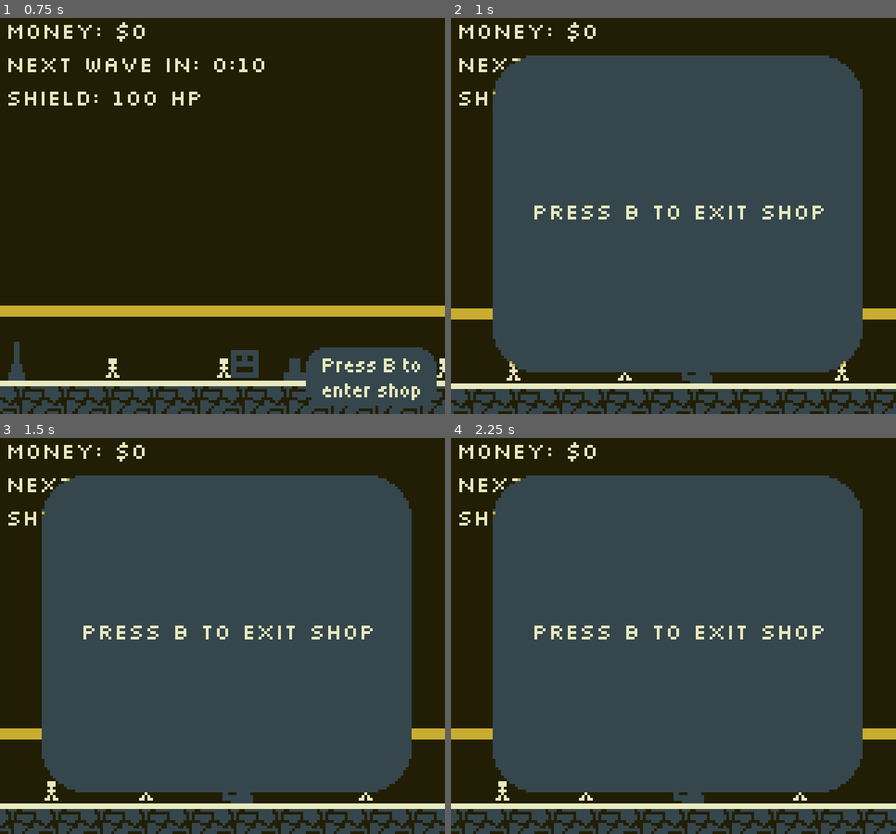
Above: before the commit, frames 1-4 (two rows, left to right).
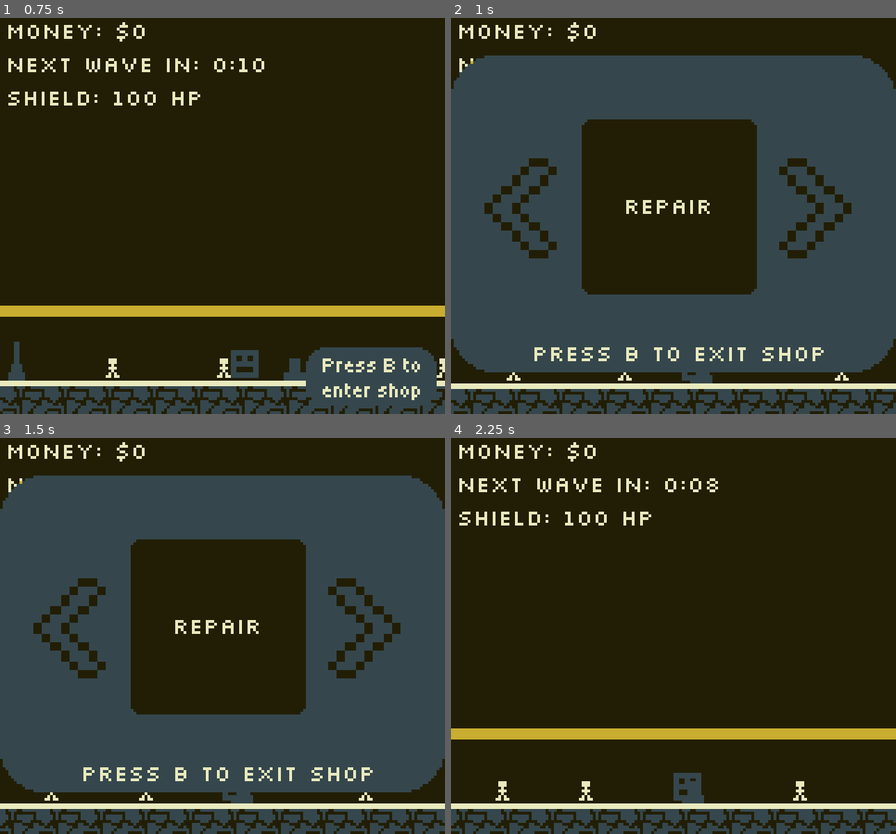
Above: after the commit, the same moments.

Repository: GargantuaM87/gb14
Game: Godot game, scene res://screens/main/main.tscn
Same seed, same stepped clock (60 frames per second), same inputs: the game is played once before the commit and once after it.
Inputs (mouse positions are in pixels of both pictures, inside the frame that each line leads up to):
- Up to frame 1 (0.75 s): tap B at 0.5 s; move the mouse to (320, 192) at 0.52 s; hold Right (right) from 0.53 s (still down); tap Z (a_button) at 0.6 s; click (320, 192) at 0.67 s
- Up to frame 2 (1 s): keep holding Right (right); tap X (b_button) at 0.8 s
- Up to frame 3 (1.5 s): release Right (right) at 1.25 s; tap B at 1.25 s; drag from (133, 655) to (200, 715) at 1.27 s
- Up to frame 4 (2.25 s): tap B at 2 s; move the mouse to (718, 544) at 2.02 s; hold Right (right) from 2.03 s (still down); tap Z (a_button) at 2.1 s

Frame 1 is identical in both runs. In frame 2, 34% of the frame differs, in the area x 0-100%, y 9-90%; in frame 3, 34%; in frame 4, 65%, in the area x 9-93%, y 9-90%.
Error after the commit: Invalid access to property or key 'weaponshop' on a base object of type 'Dictionary[String, Panel]'. (res://screens/shop/shop.gd:49)

Commit message:
Added logic for camera shaking and added new UI and functionality for shop

Diff:
--- a/screens/main/camera.gd
+++ b/screens/main/camera.gd
@@ -6,17 +6,24 @@
 var _smoothed_position := Vector2.ZERO
 var _is_initialized := false
 # Shake Parameters
-@export_group("Shake")
-@export var decay : float = 0.6
-@export var max_offset : Vector2 = Vector2(100, 75)
-@export var max_roll : float = 0.1
+@export_group("Shake Parameters")
+@export var decay : float = 0.6 # Time period for the shaking
+@export var max_offset : Vector2 = Vector2(100, 75) # How much the shaking will displace the camera
+@export var max_roll : float = 0.1 # Rotations involved in the shake (radians)
 
-var trauma = 0.0
-var trauma_power = 2
+var trauma = 0.0 # Shake strength
+var trauma_power = 2 # Shake exponential multiplier
+
+func _ready() -> void:
+	randomize()
 
 func _process(delta: float) -> void:
 	if !player:
 		return
+
+	if trauma:
+		trauma = max(trauma - decay * delta, 0)
+		shake_camera()
 
 	if !_is_initialized:
 		_smoothed_position = player.global_position
@@ -27,3 +34,12 @@
 	var smoothing_weight := 1.0 - exp(-follow_speed * delta)
 	_smoothed_position = _smoothed_position.lerp(player.global_position, smoothing_weight)
 	global_position = _smoothed_position.round()
+
+func add_trauma(amount : float):
+	trauma = min(trauma + amount, 0)
+
+func shake_camera():
+	var amount = pow(trauma, trauma_power)
+	rotation = max_roll * amount * randi_range(-1, 1)
+	offset.x = max_offset.x * amount * randi_range(-1, 1)
+	offset.y = max_offset.y * amount * randi_range(-1, 1)
--- a/screens/main/main.tscn
+++ b/screens/main/main.tscn
@@ -53,9 +53,13 @@
 
 [node name="Hud" parent="ScreenOverlay" unique_id=299411011 instance=ExtResource("3_4eq7x")]
 
-[node name="Shop" parent="ScreenOverlay" unique_id=147810324 instance=ExtResource("9_j6p4r")]
+[node name="Shop" parent="ScreenOverlay" unique_id=147810324 node_paths=PackedStringArray("upgrades") instance=ExtResource("9_j6p4r")]
 unique_name_in_owner = true
 visible = false
+upgrades = {
+"RepairShop": null,
+"WeaponShp": null
+}
 
 [node name="ShopNotification" parent="ScreenOverlay" unique_id=536382147 instance=ExtResource("5_vhluw")]
 unique_name_in_owner = true
--- a/screens/main/shield/shield.gd
+++ b/screens/main/shield/shield.gd
@@ -1,11 +1,13 @@
 extends Node2D
+
+@onready var camera : Camera2D = %Camera
 
 func _ready() -> void:
 	EventBus.monster_hit_shield.connect(_on_monster_hit_shield)
 
 func _on_monster_hit_shield(damage: int) -> void:
 	GlobalState.shield_health -= damage
-	if GlobalState.shield_health <= GlobalState.max_shield_health * 0.25:
-		pass
+	#if GlobalState.shield_health <= GlobalState.max_shield_health * 0.25:
+	#camera.add_trauma(1.0)
 	if GlobalState.shield_health <= 0:
 		print("Game Over")
--- a/screens/shop/shop.gd
+++ b/screens/shop/shop.gd
@@ -1,10 +1,64 @@
 extends Node2D
+
+@onready var rightArrow : TextureRect = $SelectionPanel/RightArrow
+@onready var leftArrow : TextureRect = $SelectionPanel/LeftArrow
+@onready var selectionPanel : Panel = $SelectionPanel
+
+@export var shops : Array[Panel] = []
+@export var upgrades : Dictionary[String, Panel]
+
+enum ShopState { SELECT, IN_SELECTION }
+
+var selectionCounter = 0
+var currentState : ShopState = ShopState.SELECT
 
 func _process(_delta: float) -> void:
 	if !GlobalState.is_shop_open:
 		return
 
-	if Input.is_action_just_pressed("b_button"):
+	if Input.is_action_just_pressed("b_button") and currentState == ShopState.SELECT:
 		await get_tree().process_frame # Avoid the same button being processed by main too.
 		GlobalState.is_shop_open = false
 		hide()
+	# When the player is selecting a shop to enter
+	if currentState == ShopState.SELECT:
+		scrollShop()
+
+	# While the player is inside a shop
+	if currentState == ShopState.IN_SELECTION:
+		handleShop()
+
+
+func scrollShop() -> void:
+	if Input.is_action_just_pressed("right"):
+		doArrowTween(rightArrow, 5, 0.25)
+		shops[selectionCounter].hide()
+		selectionCounter = wrapi(selectionCounter + 1, 0, shops.size())
+		shops[selectionCounter].show()
+	elif Input.is_action_just_pressed("left"):
+		doArrowTween(leftArrow, -5, 0.25)
+		shops[selectionCounter].hide()
+		selectionCounter = wrapi(selectionCounter - 1, 0, shops.size())
+		shops[selectionCounter].show()
+
+	if Input.is_action_just_pressed("a_button"):
+		enterShop(shops[selectionCounter].name)
+
+func enterShop(name : String) -> void:
+	selectionPanel.hide()
+	upgrades[name.to_lower()].show()
+	currentState = ShopState.IN_SELECTION
+
+func handleShop() -> void:
+	if Input.is_action_just_pressed("b_button"):
+		await get_tree().process_frame
+		upgrades[shops[selectionCounter].name.to_lower()].hide()
+		selectionPanel.show()
+		currentState = ShopState.SELECT
+
+# So far, the player can overtween the arrows, going to fix that later
+func doArrowTween(object, amount : int, duration : float) -> void:
+	var tween = get_tree().create_tween()
+	var origPos = object.position
+	tween.tween_property(object, "position", Vector2(object.position.x + amount, object.position.y), duration).set_trans(Tween.TRANS_LINEAR)
+	tween.tween_property(object, "position", Vector2(origPos), duration).set_trans(Tween.TRANS_LINEAR)
--- a/screens/shop/shop.tscn
+++ b/screens/shop/shop.tscn
@@ -2,6 +2,7 @@
 
 [ext_resource type="FontFile" uid="uid://lngqtr531ilb" path="res://fonts/Silkscreen-Regular.ttf" id="1_pemkv"]
 [ext_resource type="Script" uid="uid://bcavynmrneasg" path="res://screens/shop/shop.gd" id="1_tmpma"]
+[ext_resource type="Texture2D" uid="uid://djixphausg4r0" path="res://textures/arrow.png" id="3_k4o4i"]
 
 [sub_resource type="StyleBoxFlat" id="StyleBoxFlat_pemkv"]
 bg_color = Color(0.38625076, 0.38625088, 0.38625073, 1)
@@ -14,20 +15,101 @@
 font = ExtResource("1_pemkv")
 font_size = 8
 
-[node name="Shop" type="Node2D" unique_id=147810324]
+[node name="Shop" type="Node2D" unique_id=147810324 node_paths=PackedStringArray("shops", "upgrades")]
 script = ExtResource("1_tmpma")
+shops = [NodePath("SelectionPanel/RepairShop"), NodePath("SelectionPanel/WeaponShop"), NodePath("SelectionPanel/ShieldShop")]
+upgrades = {
+"repairshop": NodePath("URepair")
+}
 
-[node name="Panel" type="Panel" parent="." unique_id=1484621643]
-offset_left = 15.0
+[node name="SelectionPanel" type="Panel" parent="." unique_id=1484621643]
 offset_top = 15.0
-offset_right = 148.0
+offset_right = 160.0
 offset_bottom = 129.0
 theme_override_styles/panel = SubResource("StyleBoxFlat_pemkv")
 
-[node name="Label" type="Label" parent="." unique_id=217434117]
+[node name="RepairShop" type="Panel" parent="SelectionPanel" unique_id=1232248180]
+layout_mode = 0
+offset_left = 47.0
+offset_top = 23.0
+offset_right = 110.0
+offset_bottom = 86.0
+
+[node name="RepairLabel" type="Label" parent="SelectionPanel/RepairShop" unique_id=664870908]
+layout_mode = 0
+offset_left = 15.0
+offset_top = 25.0
+offset_right = 47.0
+offset_bottom = 36.0
+text = "Repair"
+label_settings = SubResource("LabelSettings_tmpma")
+
+[node name="WeaponShop" type="Panel" parent="SelectionPanel" unique_id=934008952]
+visible = false
+layout_mode = 0
+offset_left = 47.0
+offset_top = 23.0
+offset_right = 110.0
+offset_bottom = 86.0
+
+[node name="WeaponLabel" type="Label" parent="SelectionPanel/WeaponShop" unique_id=1946061910]
+layout_mode = 0
+offset_left = 10.0
+offset_top = 25.0
+offset_right = 53.0
+offset_bottom = 36.0
+text = "Weapons"
+label_settings = SubResource("LabelSettings_tmpma")
+
+[node name="ShieldShop" type="Panel" parent="SelectionPanel" unique_id=934885843]
+visible = false
+layout_mode = 0
+offset_left = 47.0
+offset_top = 23.0
+offset_right = 110.0
+offset_bottom = 86.0
+
+[node name="ShieldLabel" type="Label" parent="SelectionPanel/ShieldShop" unique_id=376087913]
+layout_mode = 0
+offset_left = 16.0
+offset_top = 25.0
+offset_right = 47.0
+offset_bottom = 50.0
+text = "Shield
+"
+label_settings = SubResource("LabelSettings_tmpma")
+
+[node name="ExitLabel" type="Label" parent="SelectionPanel" unique_id=217434117]
+layout_mode = 0
 offset_left = 29.0
-offset_top = 65.0
+offset_top = 101.0
 offset_right = 135.0
-offset_bottom = 76.0
+offset_bottom = 112.0
 text = "Press B to exit shop"
 label_settings = SubResource("LabelSettings_tmpma")
+
+[node name="RightArrow" type="TextureRect" parent="SelectionPanel" unique_id=1354664263]
+layout_mode = 0
+offset_left = 111.0
+offset_top = 35.0
+offset_right = 151.0
+offset_bottom = 75.0
+texture = ExtResource("3_k4o4i")
+expand_mode = 1
+
+[node name="LeftArrow" type="TextureRect" parent="SelectionPanel" unique_id=1723662987]
+layout_mode = 0
+offset_left = 5.0
+offset_top = 35.0
+offset_right = 45.0
+offset_bottom = 75.0
+texture = ExtResource("3_k4o4i")
+expand_mode = 1
+flip_h = true
+
+[node name="URepair" type="Panel" parent="." unique_id=143122701]
+visible = false
+offset_top = 15.0
+offset_right = 160.0
+offset_bottom = 129.0
+theme_override_styles/panel = SubResource("StyleBoxFlat_pemkv")
Binary file added: textures/arrow.png
Not shown, added: textures/arrow.png.import
